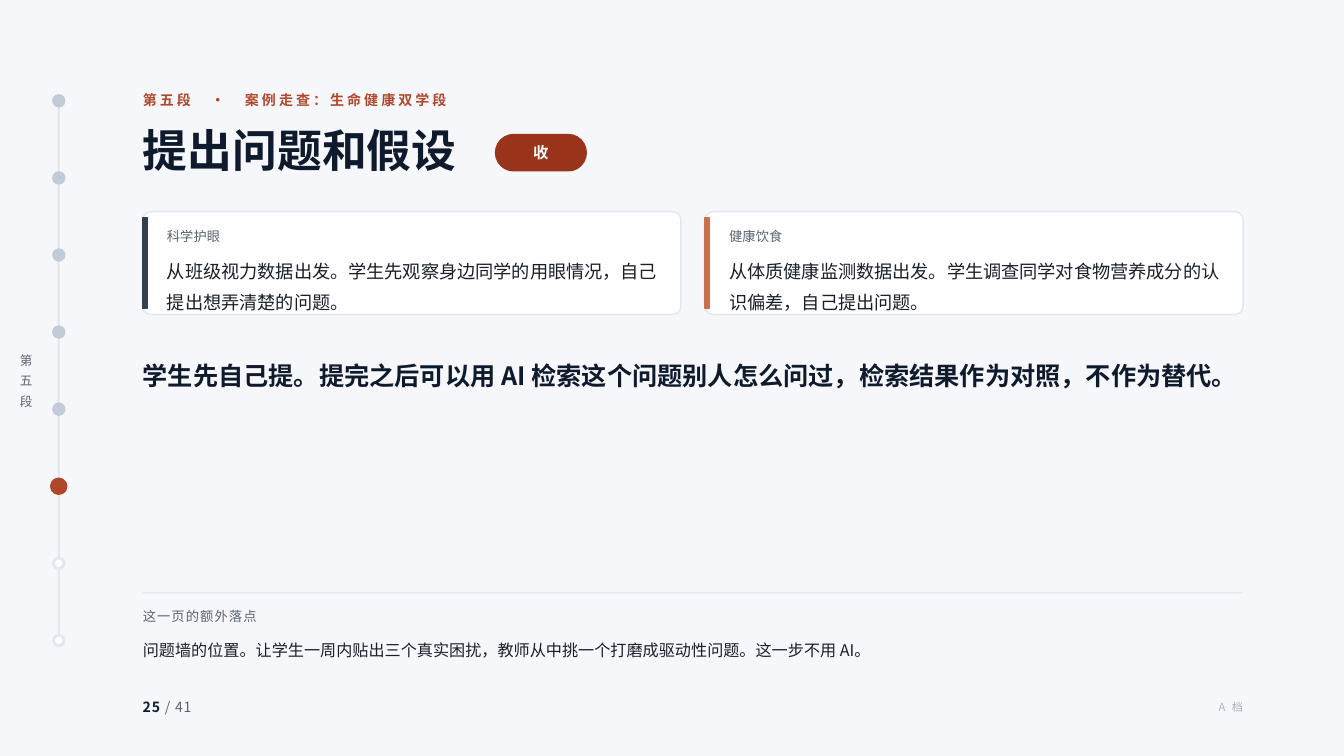
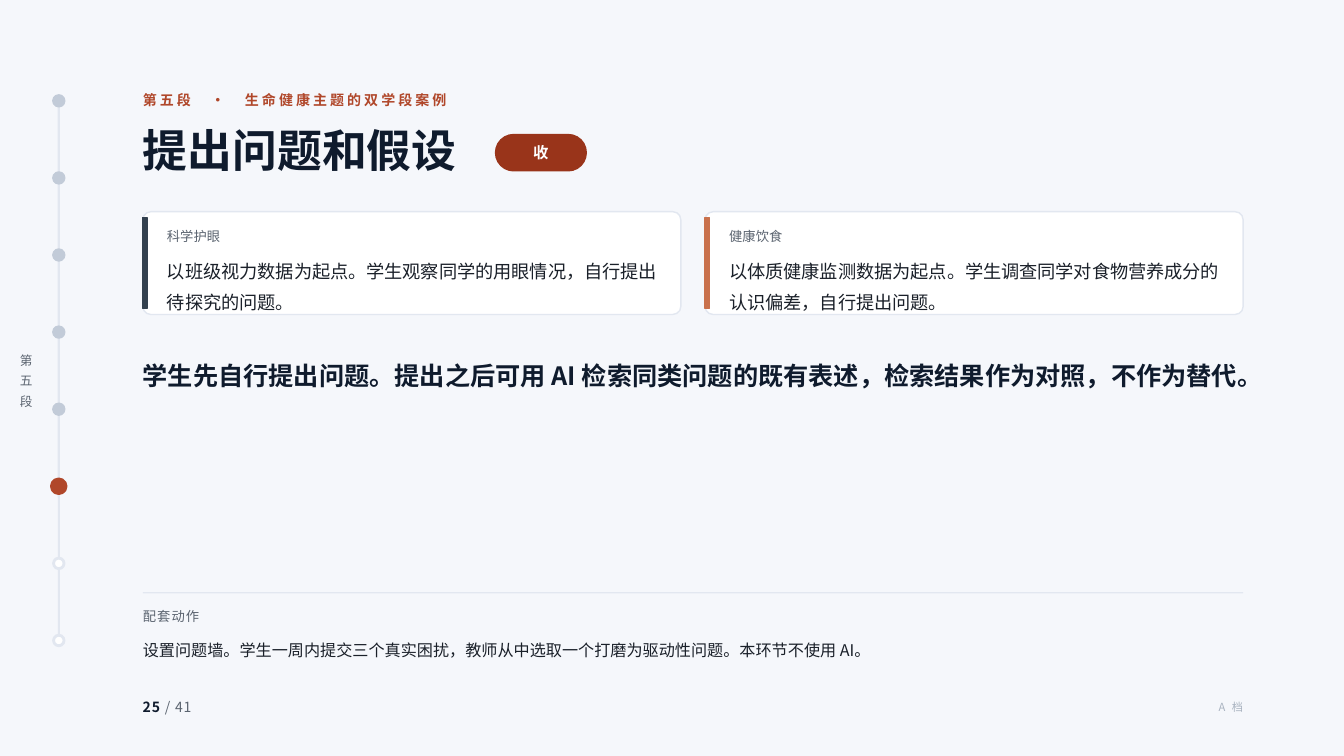
Before and after one commit to tonyxinvip/slides, a slide deck: slide 25 of comprehensive-practice-ai/做中学与综合实践活动.pptx. Drawn at 1344x756 pixels with LibreOffice and Linux fonts; fonts in the diff are those of the drawing. Boxes give left, top, right and bottom in pixels: in the first picture for what was removed or moved away, otherwise in the second. Text is boxed around its words. In the diff, an @@ line names an element or a change of style, - is before the commit and + after.

```diff
--- a/comprehensive-practice-ai/做中学与综合实践活动.pptx
+++ b/comprehensive-practice-ai/做中学与综合实践活动.pptx
@@ text at [143, 93, 446, 107]: text changed @@
-第五段 · 案例走查：生命健康双学段
+第五段 · 生命健康主题的双学段案例
@@ text at [167, 262, 657, 311]: text changed @@
-从班级视力数据出发。学生先观察身边同学的用眼情况，自己提出想弄清楚的问题。
+以班级视力数据为起点。学生观察同学的用眼情况，自行提出待探究的问题。
@@ text at [729, 262, 1219, 311]: text changed @@
-从体质健康监测数据出发。学生调查同学对食物营养成分的认识偏差，自己提出问题。
+以体质健康监测数据为起点。学生调查同学对食物营养成分的认识偏差，自行提出问题。
@@ text at [143, 363, 1262, 389]: text changed @@
-学生先自己提。提完之后可以用 AI 检索这个问题别人怎么问过，检索结果作为对照，不作为替代。
+学生先自行提出问题。提出之后可用 AI 检索同类问题的既有表述，检索结果作为对照，不作为替代。
@@ text at [143, 610, 199, 622]: text changed @@
-这一页的额外落点
+配套动作
@@ text at [143, 642, 871, 658]: text changed @@
-问题墙的位置。让学生一周内贴出三个真实困扰，教师从中挑一个打磨成驱动性问题。这一步不用 AI。
+设置问题墙。学生一周内提交三个真实困扰，教师从中选取一个打磨为驱动性问题。本环节不使用 AI。
```
Also in this commit, not shown: 38 other slides changed, 10 other files.
